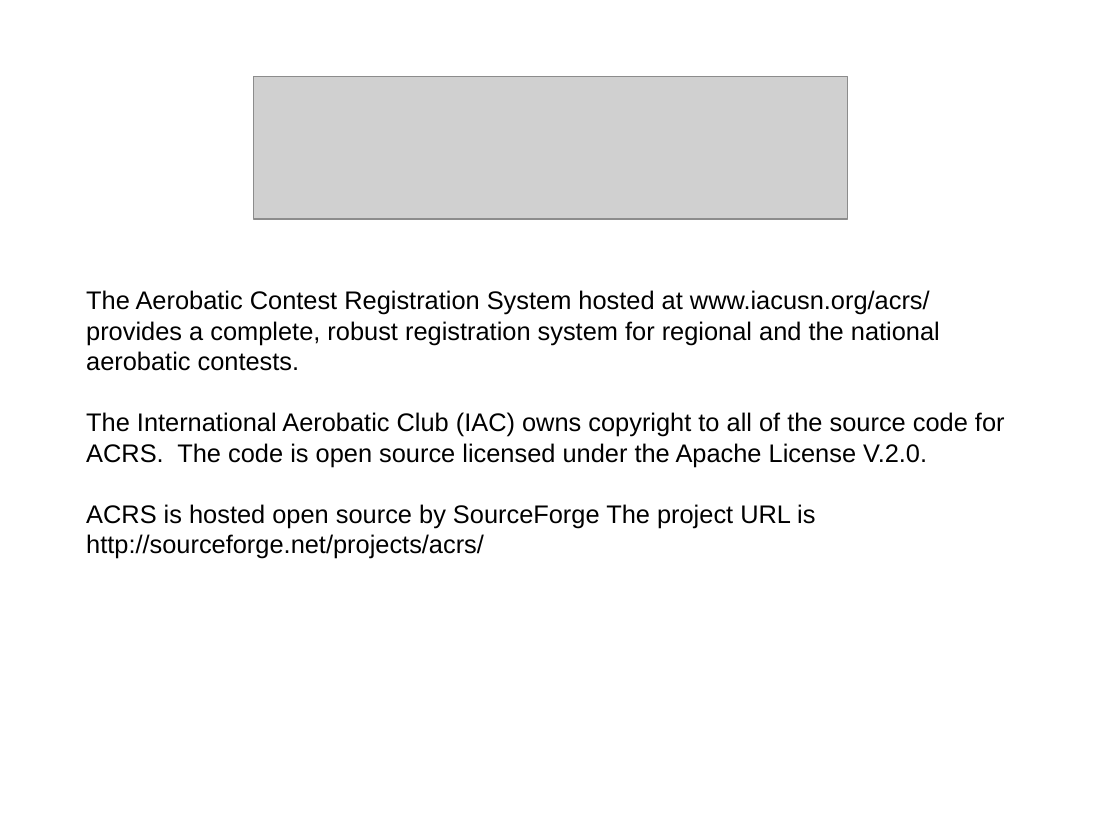
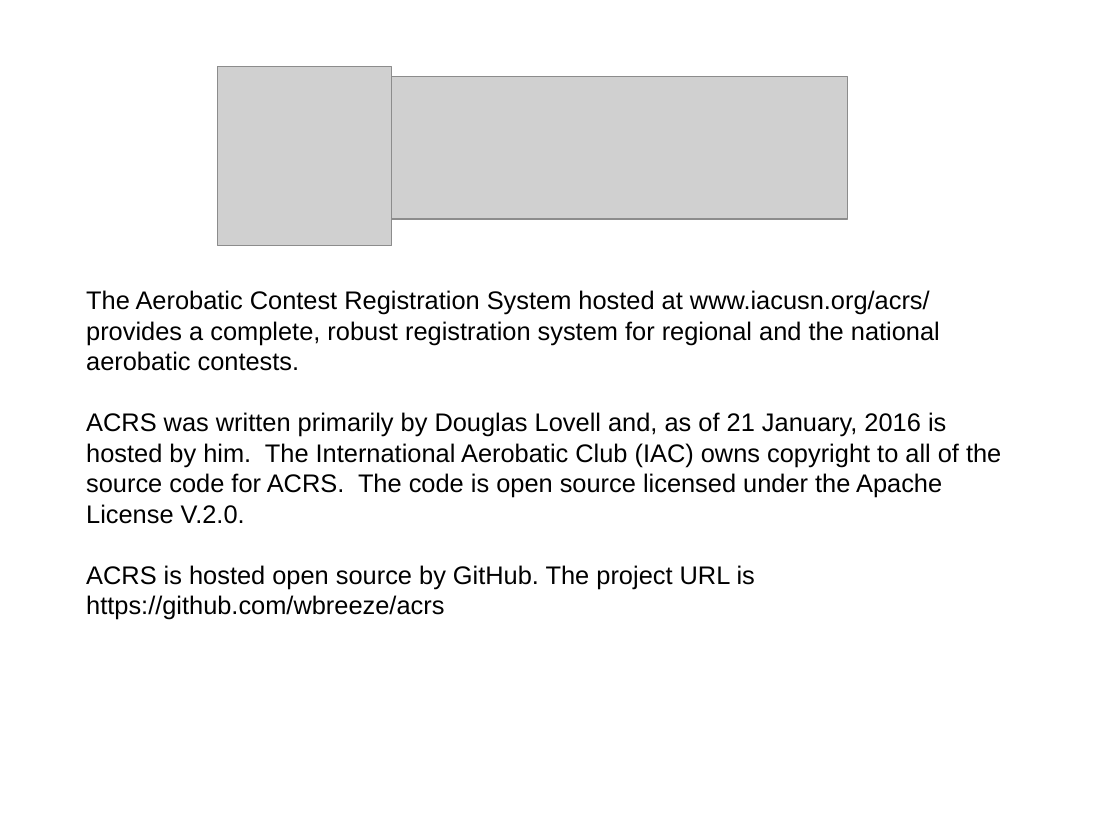
Before and after one commit to International-Aerobatic-Club/acrs, a slide deck: slide 26 of acrs/docs/ACRS.odp. Drawn at 1120x840 pixels with LibreOffice and Linux fonts; fonts in the diff are those of the drawing; grey boxes stand for pictures. Boxes give left, top, right and bottom in pixels: in the first picture for what was removed or moved away, otherwise in the second. Text is boxed around its words. In the diff, an @@ line names an element or a change of style, - is before the commit and + after.

Commit message:
update ACRS presentation with new logo and edits

```diff
--- a/acrs/docs/ACRS.odp
+++ b/acrs/docs/ACRS.odp
@@ picture added at (x1=217, y1=67, x2=392, y2=246) @@
@@ text at (x1=86, y1=412, x2=1001, y2=620): text changed @@
-The International Aerobatic Club (IAC) owns copyright to all of the source code for ACRS. The code is open source licensed under the Apache License V.2.0.
-ACRS is hosted open source by SourceForge The project URL is http://sourceforge.net/projects/acrs/
+ACRS was written primarily by Douglas Lovell and, as of 21 January, 2016 is hosted by him. The International Aerobatic Club (IAC) owns copyright to all of the source code for ACRS. The code is open source licensed under the Apache License V.2.0.
+ACRS is hosted open source by GitHub. The project URL is https://github.com/wbreeze/acrs
```
Also in this commit, not shown: 25 other slides changed, 1 other file.
